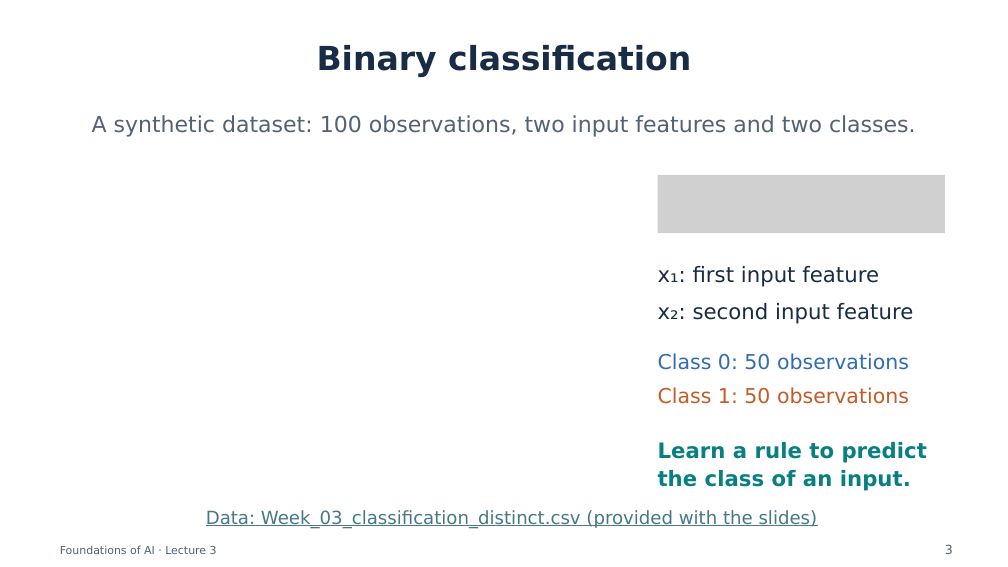
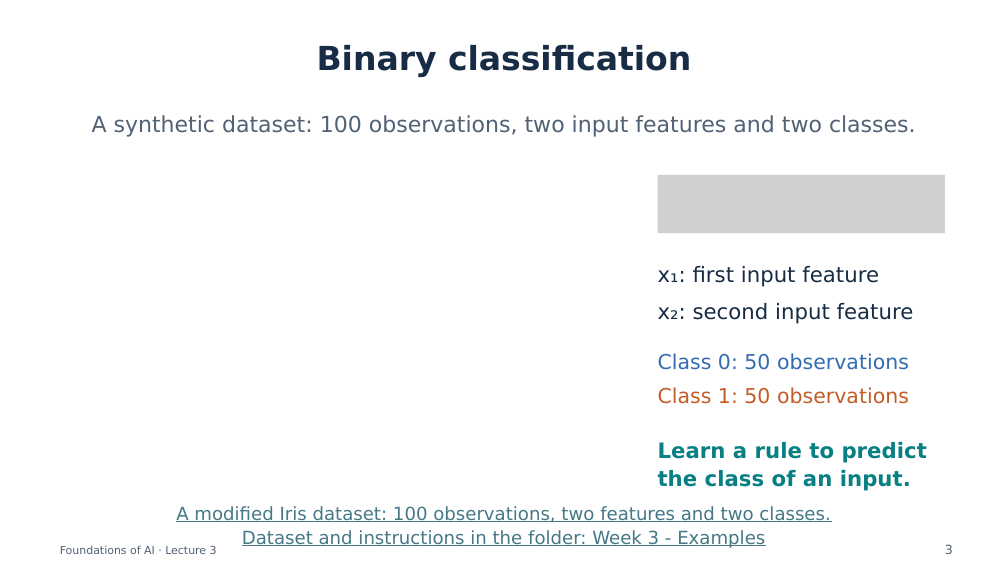
Before and after one commit to semtm0051/2026_27, a slide deck: slide 3 of Week_03/Slides/Week_03 - Slides.pptx. Drawn at 1008x567 pixels with LibreOffice and Linux fonts; fonts in the diff are those of the drawing; grey boxes stand for pictures. Boxes give left, top, right and bottom in pixels: in the first picture for what was removed or moved away, otherwise in the second. Text is boxed around its words. In the diff, an @@ line names an element or a change of style, - is before the commit and + after.

```diff
--- a/Week_03/Slides/Week_03 - Slides.pptx
+++ b/Week_03/Slides/Week_03 - Slides.pptx
@@ text at <box>176,506,830,548</box>: text changed @@
-Data: Week_03_classification_distinct.csv (provided with the slides)
+A modified Iris dataset: 100 observations, two features and two classes.
+Dataset and instructions in the folder: Week 3 - Examples
```
